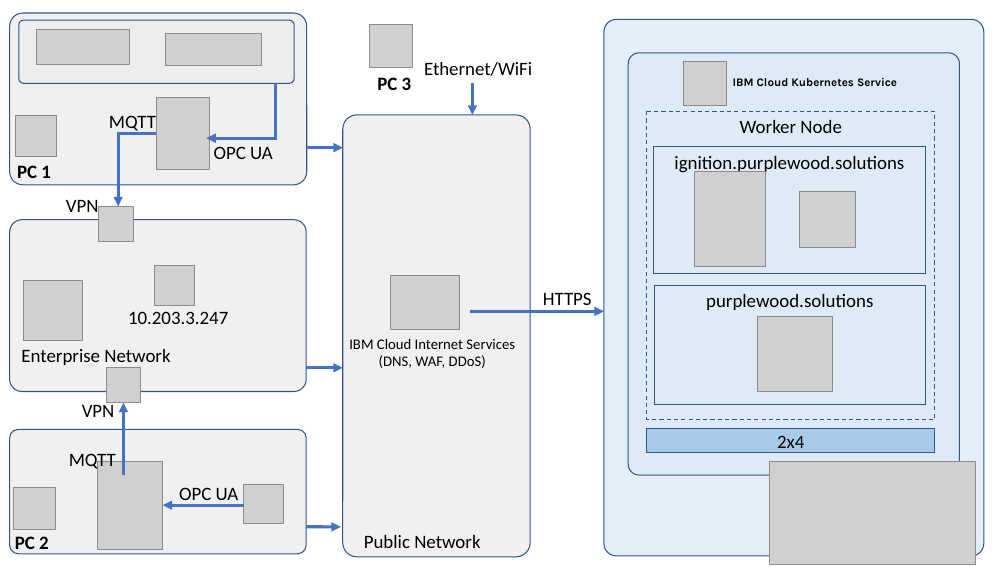
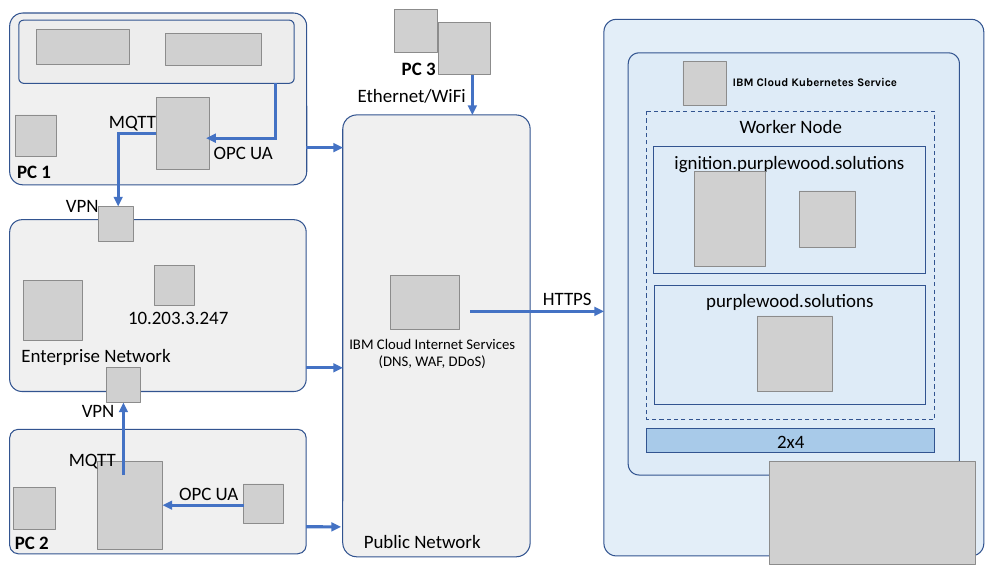
Before and after one commit to PurpleWood-APM/Documentacion-Proyecto, a slide deck: slide 1 of Industria-4-0/Arquitectura de Conexion.pptx. Drawn at 1008x567 pixels with LibreOffice and Linux fonts; fonts in the diff are those of the drawing; grey boxes stand for pictures. Boxes give left, top, right and bottom in pixels: in the first picture for what was removed or moved away, otherwise in the second. Text is boxed around its words. In the diff, an @@ line names an element or a change of style, - is before the commit and + after.

```diff
--- a/Industria-4-0/Arquitectura de Conexion.pptx
+++ b/Industria-4-0/Arquitectura de Conexion.pptx
@@ picture: place and size @@
-picture at bbox=[370, 24, 413, 67]
+picture at bbox=[395, 10, 438, 53]
@@ picture added at bbox=[439, 23, 491, 75] @@
@@ text "PC 3": place and size @@
-text "PC 3" at bbox=[377, 77, 412, 90]
+text "PC 3" at bbox=[402, 62, 436, 75]
@@ text "Ethernet/WiFi": place and size @@
-text "Ethernet/WiFi" at bbox=[424, 62, 532, 76]
+text "Ethernet/WiFi" at bbox=[358, 89, 466, 103]
@@ arrow moved from (473, 83) - (473, 115) to (473, 71) - (473, 115) @@
```
Also in this commit, not shown: 3 other files.
